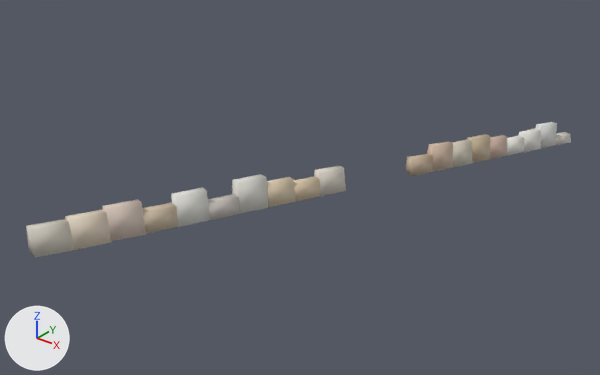
The glTF model assets/malta/countryside/farm_-31_-23_far.glb: old version first, new version second.
Before and after are seen from a 50 mm camera at (400.5, -72.4, 95.5) aimed at (376.9, -42.9, 77.3). Lighting does not change. The marker at lower left points along +X, +Y and +Z. The picture after the commit comes second.

Objects in the first picture: 'geometry_0'.
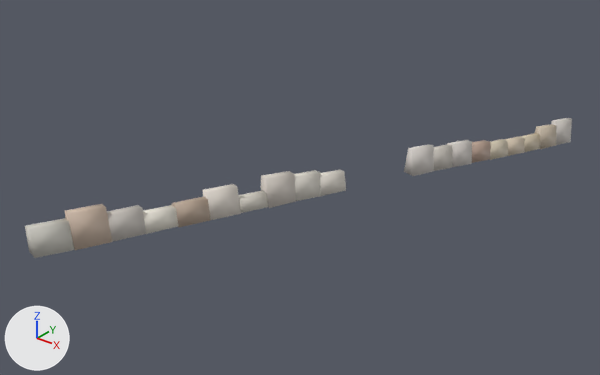
Boxes [x1, y1, x2, y2] around the edits, measured in the pictures (600 x 375 px; the box of a moved part takes in the faces that stretch with it):
'geometry_0', reshaped, recoloured
    before: [26, 122, 571, 257]
    after: [25, 118, 572, 258]
part 1 of me_geometry_0, moved or reshaped
    before: [171, 187, 210, 227]
    after: [172, 197, 211, 227]
part 2 of me_geometry_0, moved or reshaped
    before: [314, 166, 346, 196]
    after: [320, 170, 346, 196]
part 3 of me_geometry_0, moved or reshaped
    before: [405, 154, 433, 176]
    after: [404, 144, 434, 176]
part 4 of me_geometry_0, moved or reshaped
    before: [427, 141, 453, 171]
    after: [434, 144, 452, 171]
part 5 of me_geometry_0, moved or reshaped
    before: [490, 135, 507, 159]
    after: [490, 139, 508, 160]
part 6 of me_geometry_0, moved or reshaped
    before: [28, 174, 321, 250]
    after: [26, 170, 321, 250]
part 7 of me_geometry_0, moved or reshaped
    before: [467, 122, 571, 163]
    after: [472, 118, 572, 163]
part 8 of me_geometry_0, recoloured
    both: [26, 122, 571, 250]

Edits to the bpy script that builds the scene:
```text
Change me_geometry_0:
    remove me_geometry_0.from_pydata(...)  # 152 vertices, 228 faces; spans x 374.9..383.6, y -57.3..-23.7, z 75.3..80.5
    add me_geometry_0.from_pydata(...)  # 152 vertices, 228 faces; spans x 375.0..383.5, y -57.3..-23.8, z 75.3..80.7
    me_geometry_0 part 1: the loose piece of 8 vertices spanning x 376.4..377.3, y -51.2..-49.6, z 78.4..80.0 is scaled about its middle by (1.12, 1.02, 0.693), then moved by (0.0, 0.0, -0.2)
    me_geometry_0 part 2: the loose piece of 8 vertices spanning x 378.2..379.2, y -43.7..-42.0, z 77.5..78.9 is scaled about its middle by (1.07, 1.01, 0.826), then moved by (0.0, 0.0, -0.1)
    me_geometry_0 part 3: the loose piece of 8 vertices spanning x 379.7..380.6, y -37.6..-35.9, z 76.8..77.9 is scaled about its middle by (1.07, 1, 1.56), then moved by (0.0, 0.0, 0.3)
    me_geometry_0 part 4: the loose piece of 8 vertices spanning x 380.0..381.0, y -36.0..-34.4, z 76.6..78.2 is scaled about its middle by (0.923, 1.01, 0.857), then moved by (0.0, 0.0, -0.1)
    me_geometry_0 part 5: the loose piece of 8 vertices spanning x 381.1..382.1, y -31.5..-29.8, z 76.0..77.4 is scaled about its middle by (1.13, 0.991, 0.786), then moved by (0.0, 0.0, -0.1)
    me_geometry_0 part 6
    add for i in [12, *range(60, 64), *range(68, 72)]: me_geometry_0.vertices[i].co += Vector((0.0, 0.0, 0.3))
    add for i in [*range(52, 56)]: me_geometry_0.vertices[i].co += Vector((0.0, 0.0, -0.8))
    add for i in [*range(20, 24)]: me_geometry_0.vertices[i].co += Vector((0.0, 0.0, -0.3))
    add for i in [*range(28, 32)]: me_geometry_0.vertices[i].co += Vector((0.0, 0.0, -0.1))
    me_geometry_0.vertices[1].co: (375.3, -55.6, 79.1) -> (375.3, -55.6, 79.2)
    me_geometry_0.vertices[5].co: (375.5, -55.7, 80.3) -> (375.4, -55.7, 80.3)  # pixel (66, 218) -> pixel (65, 218)
    me_geometry_0.vertices[13].co: (375.8, -54.1, 80.2) -> (375.8, -54.2, 80.5)  # pixel (102, 209) -> pixel (102, 203)
    me_geometry_0.vertices[14].co: (376.2, -54.2, 80.2) -> (376.2, -54.2, 80.5)  # pixel (106, 212) -> pixel (105, 207)
    me_geometry_0.vertices[15].co: (375.8, -55.8, 80.4) -> (375.8, -55.8, 80.7)  # pixel (68, 219) -> pixel (67, 213)
    me_geometry_0.vertices[44].co: (376.9, -49.6, 79.2) -> (376.9, -49.6, 79.7)  # not seen -> pixel (202, 189)
    me_geometry_0.vertices[45].co: (377.2, -48.1, 79.0) -> (377.3, -48.1, 79.5)  # pixel (232, 194) -> pixel (233, 183)
    me_geometry_0.vertices[46].co: (377.6, -48.2, 79.0) -> (377.6, -48.2, 79.5)  # pixel (238, 197) -> pixel (237, 186)
    me_geometry_0.vertices[47].co: (377.3, -49.7, 79.2) -> (377.2, -49.7, 79.7)  # pixel (208, 203) -> pixel (207, 191)
    me_geometry_0 part 7: 17 of 152 vertices moved; they spanned x 380.9..383.4, y -33.0..-23.8, z 75.8..77.8 and now span x 380.9..383.4, y -33.0..-23.8, z 76.5..77.4; mean shift (0.0, 0.0, 0.0); largest move (383.4, -23.9, 75.8) -> (383.4, -23.9, 76.8)
    me_geometry_0 part 8: 228 faces centred in x 375.2..383.3, y -57.2..-23.8, z 75.3..80.4 are repainted in the vertex colours, in many colours
```
